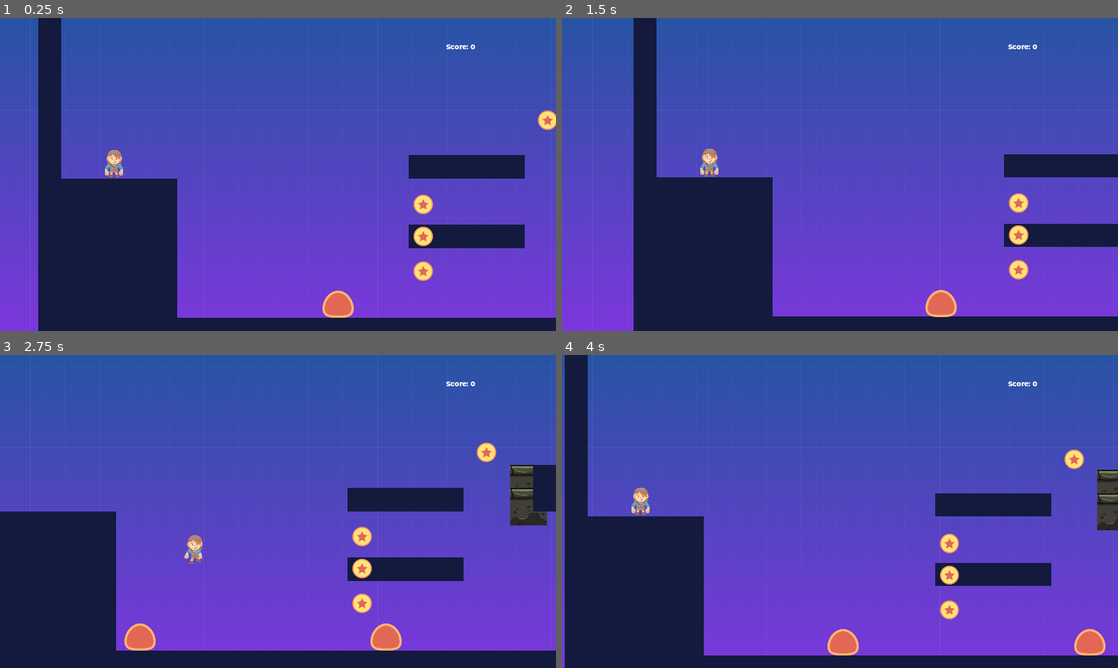
Above: before the commit, frames 1-4 (two rows, left to right).
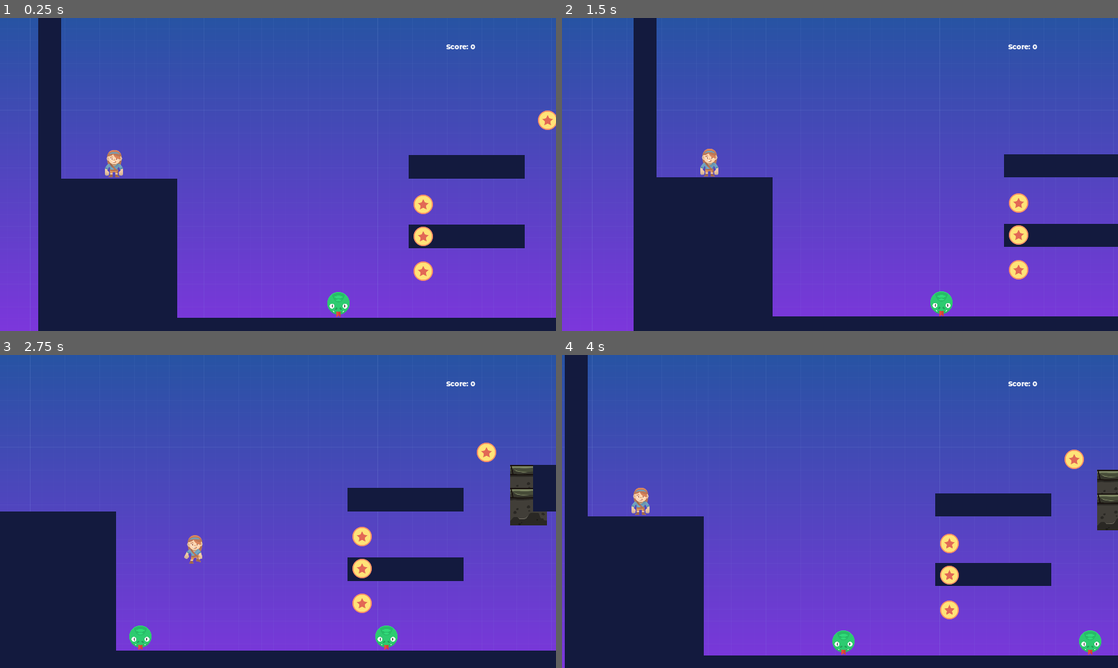
Above: after the commit, the same moments.

Repository: aadil1715/GameJam-Team15
Game: Godot game, scene res://src/Levels/Level02.tscn
Same seed, same stepped clock (60 frames per second), same inputs: the game is played once before the commit and once after it. This scene is started directly instead of the project's main scene.
Inputs:
- Up to frame 1 (0.25 s): no input
- Up to frame 2 (1.5 s): tap Enter (pause) at 0.5 s; hold D (move_right) 0.53-1.25 s; tap W (jump) at 0.77 s; click "Retry" at 1.25 s
- Up to frame 3 (2.75 s): hold D (move_right) from 2.03 s (still down); tap W (jump) at 2.27 s
- Up to frame 4 (4 s): release D (move_right) at 2.78 s; hold A (move_left) 2.78-3.5 s; click "Retry" at 3.5 s

The runs differ from the first frame. In frame 1, 0.4% of the frame differs, in the area x 58-64%, y 87-96%; in frame 2, 0.4%; in frame 3, 0.8%, in the area x 22-73%, y 85-95%; in frame 4, 0.8%.

Commit message:
Merged enemy

Diff:
--- a/src/Actors/Enemy.tscn
+++ b/src/Actors/Enemy.tscn
@@ -1,16 +1,14 @@
-[gd_scene load_steps=6 format=2]
+[gd_scene load_steps=5 format=2]
 
 [ext_resource path="res://src/Actors/Enemy.gd" type="Script" id=1]
-[ext_resource path="res://assets/enemy.png" type="Texture" id=2]
-
-[sub_resource type="OccluderPolygon2D" id=1]
-polygon = PoolVector2Array( -0.0765228, 46.5714, -22.833, 46.189, -38.1315, 42.7468, -47.8843, 35.48, -52.8564, 27.0658, -54.5774, 18.2692, -54.0037, 5.07425, -48.6493, -13.0927, -35.8368, -32.0246, -20.9207, -43.116, -7.53454, -47.5144, 0.114708, -47.8968, 10.25, -46.9407, 21.5326, -42.3511, 32.624, -34.1282, 44.8628, -20.5507, 52.8945, -2.00131, 54.6156, 11.3849, 54.8069, 19.2254, 52.7033, 27.4483, 46.0102, 37.5836, 35.6837, 43.3205, 22.2975, 46.3802 )
+[ext_resource path="res://assets/Sprite/snake.png" type="Texture" id=2]
 
 [sub_resource type="RectangleShape2D" id=2]
 extents = Vector2( 40, 34 )
 
-[sub_resource type="RectangleShape2D" id=3]
-extents = Vector2( 40, 10.5328 )
+[sub_resource type="CapsuleShape2D" id=3]
+radius = 20.0
+height = 22.0
 
 [node name="Enemy" type="KinematicBody2D"]
 collision_layer = 2
@@ -18,11 +16,9 @@
 script = ExtResource( 1 )
 
 [node name="Sprite" type="Sprite" parent="."]
-position = Vector2( 0, -44.9277 )
+position = Vector2( 1, -44 )
+scale = Vector2( 0.6, 0.6 )
 texture = ExtResource( 2 )
-
-[node name="LightOccluder2D" type="LightOccluder2D" parent="Sprite"]
-occluder = SubResource( 1 )
 
 [node name="CollisionShape2D" type="CollisionShape2D" parent="."]
 position = Vector2( 0, -34 )
@@ -33,7 +29,8 @@
 collision_layer = 2
 
 [node name="CollisionShape2D" type="CollisionShape2D" parent="StompArea2D"]
-position = Vector2( 0, -4.93669 )
+position = Vector2( 1, -1.54509 )
+rotation = 1.52018
 shape = SubResource( 3 )
 
 [node name="VisibilityEnabler2D" type="VisibilityEnabler2D" parent="."]
@@ -41,4 +38,5 @@
 rect = Rect2( -50, -33, 100, 66 )
 process_parent = true
 physics_process_parent = true
+
 [connection signal="area_entered" from="StompArea2D" to="." method="_on_StompArea2D_area_entered"]
Binary file added: assets/Sprite/snake.png
Not shown, added: assets/Sprite/snake.png.import
